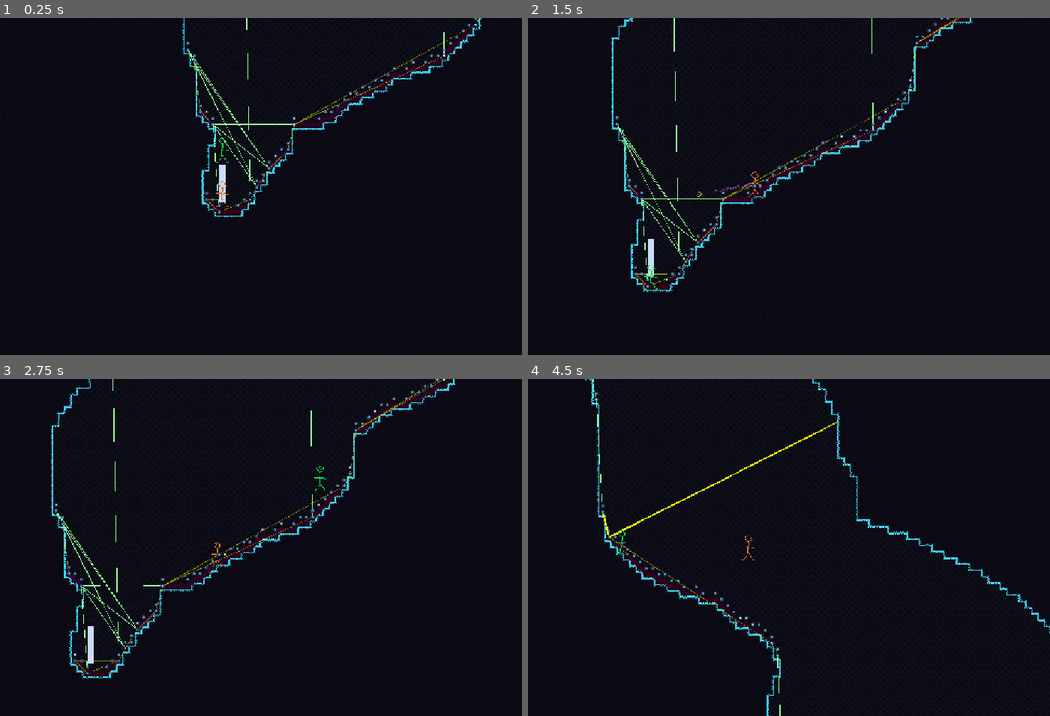
Above: before the commit, frames 1-4 (two rows, left to right).
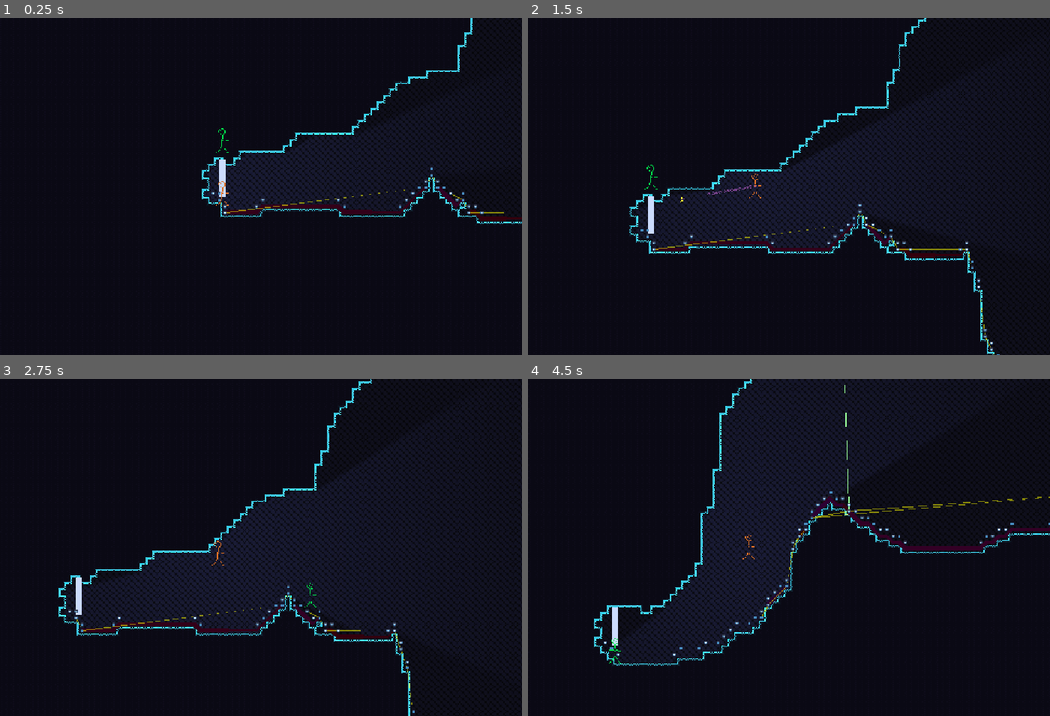
Above: after the commit, the same moments.

Repository: henreedev/exponential-climb
Game: Godot game, scene res://scenes/game.tscn
Two runs of this game, one before a commit and one after it. Both use one fixed random seed, a clock stepped at 60 frames per second and the inputs below. The engine's default icon, where the game draws it, is replaced by a stand-in: a white triangle on a blue panel in a dark square.
Inputs (mouse positions are in pixels of both pictures, inside the frame that each line leads up to):
- Up to frame 1 (0.25 s): no input
- Up to frame 2 (1.5 s): move the mouse to (882, 169) at 0.52 s; hold D (move_right) from 0.53 s (still down); tap Space (jump) at 0.6, 0.77, 1.07 s; move the mouse to (632, 203) at 1.27 s; click (632, 203) at 1.35 s
- Up to frame 3 (2.75 s): tap Space (jump) at 1.52, 1.55, 1.82, 2.3 s; move the mouse to (281, 473) at 2.02 s; release D (move_right) at 2.03 s; hold A (move_left) from 2.03 s (still down); tap Middle mouse button (teleport_enemy) at 2.1 s
- Up to frame 4 (4.5 s): move the mouse to (721, 614) at 2.77 s; release A (move_left) at 2.78 s; hold D (move_right) 2.78-4.28 s; tap R (test_generate_new_room) at 2.85 s; tap Space (jump) at 3.02, 3.05, 3.32, 3.77, 3.8, 4.07 s; move the mouse to (929, 598) at 3.52 s; right-click (929, 598) at 3.6 s; move the mouse to (569, 496) at 4.27 s; hold A (move_left) from 4.28 s (still down); tap Q (toggle_loop) at 4.35 s

The runs differ from the first frame. In frame 1, 5.8% of the frame differs, in the area x 34-100%, y 0-62%; in frame 2, 9.2%; in frame 3, 10%, in the area x 9-88%, y 0-100%; in frame 4, 9.3%.

Commit message:
add player light, side paths

Diff:
--- a/autoload/pathfinding.gd
+++ b/autoload/pathfinding.gd
@@ -12,7 +12,7 @@
 ## The maximum horizontal distance two nodes can be placed apart when expecting the enemy to jump.
 @export var jump_distance: int = 12
 ## Shows node locations and colored path lines for debugging.
-@export var show_lines: bool = true
+@export var show_lines := true
 
 ## The WALL tilemap layer.
 var tile_map_layer: TileMapLayer
@@ -152,6 +152,7 @@
 	print("Built connections in ", Time.get_ticks_msec() - time, " ms")
 
 	no_diagonal_graph.clear() # Clear memory, was only used for generation of `graph`
+	spatial_grid.clear() # Same thing
 
 	# Print out ids for debugging
 	if show_lines:
@@ -163,6 +164,8 @@
 func build_map():
 	var used_cells = tile_map_layer.get_used_cells()
 	for cell in used_cells:
+		if not is_wall(cell):
+			continue
 		var cell_status = get_cell_status(cell, false, false)
 		if cell_status:
 			add_graph_point(cell)
@@ -379,13 +382,23 @@
 			if visited.has(next_id):
 				continue
 			var next_pos = no_diagonal_graph.get_point_position(next_id)
-			var within_bounds_case = next_pos.x <= to_pos.x
-			var adj_case = is_right_adjacent(curr_pos, next_pos)
-			var hoz_case = is_direct_right(curr_pos, next_pos)
-			var los_case = do_raycast(curr_pos, next_pos) == Vector2.INF
-			var flat_case = is_flat_ground(curr_pos, next_pos)
-
-			if within_bounds_case and (adj_case or (hoz_case and los_case and flat_case)):
+			# Check:
+			# 1. Within bounds: next x is not to the right of target x
+			# 2. Adjacent: If point is adjacent (to the right), definitely can walk between
+			# Or, 3. Directly to the right; 4. Line of sight isn't obstructed;  5. Ground is flat between points
+			# If all 3 ^, definitely can walk between
+			if next_pos.x <= to_pos.x and \
+				(is_right_adjacent(curr_pos, next_pos) or \
+					(is_direct_right(curr_pos, next_pos) and \
+					do_raycast(curr_pos, next_pos) == Vector2.INF and \
+					is_flat_ground(curr_pos, next_pos))):
+
+			#var within_bounds_case = next_pos.x <= to_pos.x
+			#var adj_case = is_right_adjacent(curr_pos, next_pos)
+			#var hoz_case = is_direct_right(curr_pos, next_pos)
+			#var los_case = do_raycast(curr_pos, next_pos) == Vector2.INF
+			#var flat_case = is_flat_ground(curr_pos, next_pos)
+			#if within_bounds_case and (adj_case or (hoz_case and los_case and flat_case)):
 				found = true
 				if next_pos.x < found_x:
 					found_id = next_id
@@ -439,7 +452,7 @@
 		   other_pos.y >= pos.y - (cell_size * jump_height) and \
 		   get_cell_status(other_pos, true, true).y == -1 and \
 			do_raycast(pos, other_pos) == Vector2.INF
-	if cond: make_debug_line(pos, other_pos, Color.GREEN_YELLOW)
+	if cond and show_lines: make_debug_line(pos, other_pos, Color.GREEN_YELLOW)
 	return cond
 
 func is_valid_jump_right(pos: Vector2, other_pos: Vector2) -> bool:
@@ -447,7 +460,7 @@
 		   other_pos.y >= pos.y - (cell_size * jump_height) and \
 		   get_cell_status(other_pos, true, true).x == -1 and \
 			do_raycast(pos, other_pos) == Vector2.INF
-	if cond: make_debug_line(pos, other_pos, Color.MEDIUM_VIOLET_RED)
+	if cond and show_lines: make_debug_line(pos, other_pos, Color.MEDIUM_VIOLET_RED)
 	return cond
 
 func make_debug_line(pos: Vector2, other_pos: Vector2, color := Color.BLACK, width := 1.0):
--- a/project.godot
+++ b/project.godot
@@ -104,10 +104,9 @@
 
 [physics]
 
-common/physics_ticks_per_second=120
-common/max_physics_steps_per_frame=12
 common/physics_interpolation=true
 
 [rendering]
 
 textures/canvas_textures/default_texture_filter=0
+2d/snap/snap_2d_vertices_to_pixel=true
--- a/resources/environment/tileset.tres
+++ b/resources/environment/tileset.tres
@@ -12,12 +12,22 @@
 1:1/0 = 0
 1:1/0/physics_layer_0/polygon_0/points = PackedVector2Array(-4, -4, 4, -4, 4, 4, -4, 4)
 
+[sub_resource type="OccluderPolygon2D" id="OccluderPolygon2D_j1vo3"]
+polygon = PackedVector2Array(-4, -4, 4, -4, 4, 4, -4, 4)
+
+[sub_resource type="OccluderPolygon2D" id="OccluderPolygon2D_mng27"]
+polygon = PackedVector2Array(-4, -4, 4, -4, 4, 4, -4, 4)
+
+[sub_resource type="OccluderPolygon2D" id="OccluderPolygon2D_y0t16"]
+polygon = PackedVector2Array(-4, -4, 4, -4, 4, 4, -4, 4)
+
 [sub_resource type="TileSetAtlasSource" id="TileSetAtlasSource_mng27"]
 texture = ExtResource("2_j1vo3")
 texture_region_size = Vector2i(8, 8)
 0:0/0 = 0
 0:0/0/terrain_set = 0
 0:0/0/terrain = 0
+0:0/0/occlusion_layer_0/polygon_0/polygon = SubResource("OccluderPolygon2D_j1vo3")
 0:0/0/physics_layer_0/polygon_0/points = PackedVector2Array(4, -4, 4, 4, -4, 4)
 0:0/0/terrains_peering_bit/right_side = 0
 0:0/0/terrains_peering_bit/bottom_right_corner = 0
@@ -25,6 +35,7 @@
 1:0/0 = 0
 1:0/0/terrain_set = 0
 1:0/0/terrain = 0
+1:0/0/occlusion_layer_0/polygon_0/polygon = SubResource("OccluderPolygon2D_j1vo3")
 1:0/0/physics_layer_0/polygon_0/points = PackedVector2Array(-4, -4, 4, -4, 4, 4, -4, 4)
 1:0/0/terrains_peering_bit/right_side = 0
 1:0/0/terrains_peering_bit/bottom_right_corner = 0
@@ -34,6 +45,7 @@
 2:0/0 = 0
 2:0/0/terrain_set = 0
 2:0/0/terrain = 0
+2:0/0/occlusion_layer_0/polygon_0/polygon = SubResource("OccluderPolygon2D_j1vo3")
 2:0/0/physics_layer_0/polygon_0/points = PackedVector2Array(-4, -4, 4, 4, -4, 4)
 2:0/0/terrains_peering_bit/bottom_side = 0
 2:0/0/terrains_peering_bit/bottom_left_corner = 0
@@ -41,17 +53,20 @@
 3:0/0 = 0
 3:0/0/terrain_set = 0
 3:0/0/terrain = 0
+3:0/0/occlusion_layer_0/polygon_0/polygon = SubResource("OccluderPolygon2D_mng27")
 3:0/0/physics_layer_0/polygon_0/points = PackedVector2Array(-0.203052, -4, 4, 4, -4, 4)
 3:0/0/terrains_peering_bit/bottom_side = 0
 4:0/0 = 0
 4:0/0/terrain_set = 0
 4:0/0/terrain = 0
+4:0/0/occlusion_layer_0/polygon_0/polygon = SubResource("OccluderPolygon2D_y0t16")
 4:0/0/physics_layer_0/polygon_0/points = PackedVector2Array(4, -4, 4, 4, -4, 4)
 4:0/0/terrains_peering_bit/right_side = 0
 4:0/0/terrains_peering_bit/bottom_side = 0
 5:0/0 = 0
 5:0/0/terrain_set = 0
 5:0/0/terrain = 0
+5:0/0/occlusion_layer_0/polygon_0/polygon = SubResource("OccluderPolygon2D_y0t16")
 5:0/0/physics_layer_0/polygon_0/points = PackedVector2Array(-4, -4, 4, -4, 4, 4, -4, 4)
 5:0/0/terrains_peering_bit/right_side = 0
 5:0/0/terrains_peering_bit/bottom_side = 0
@@ -60,6 +75,7 @@
 6:0/0 = 0
 6:0/0/terrain_set = 0
 6:0/0/terrain = 0
+6:0/0/occlusion_layer_0/polygon_0/polygon = SubResource("OccluderPolygon2D_y0t16")
 6:0/0/physics_layer_0/polygon_0/points = PackedVector2Array(-4, -4, 4, -4, 4, 4, -4, 4)
 6:0/0/terrains_peering_bit/right_side = 0
 6:0/0/terrains_peering_bit/bottom_right_corner = 0
@@ -68,12 +84,14 @@
 7:0/0 = 0
 7:0/0/terrain_set = 0
 7:0/0/terrain = 0
+7:0/0/occlusion_layer_0/polygon_0/polygon = SubResource("OccluderPolygon2D_y0t16")
 7:0/0/physics_layer_0/polygon_0/points = PackedVector2Array(-4, -4, 4, 4, -4, 4)
 7:0/0/terrains_peering_bit/bottom_side = 0
 7:0/0/terrains_peering_bit/left_side = 0
 8:0/0 = 0
 8:0/0/terrain_set = 0
 8:0/0/terrain = 0
+8:0/0/occlusion_layer_0/polygon_0/polygon = SubResource("OccluderPolygon2D_y0t16")
 8:0/0/physics_layer_0/polygon_0/points = PackedVector2Array(-4, -4, 4, -4, 4, 4, -4, 4)
 8:0/0/terrains_peering_bit/right_side = 0
 8:0/0/terrains_peering_bit/bottom_side = 0
@@ -81,6 +99,7 @@
 9:0/0 = 0
 9:0/0/terrain_set = 0
 9:0/0/terrain = 0
+9:0/0/occlusion_layer_0/polygon_0/polygon = SubResource("OccluderPolygon2D_y0t16")
 9:0/0/physics_layer_0/polygon_0/points = PackedVector2Array(-4, -4, 4, -4, 4, 4, -4, 4)
 9:0/0/terrains_peering_bit/right_side = 0
 9:0/0/terrains_peering_bit/bottom_right_corner = 0
@@ -91,6 +110,7 @@
 0:1/0 = 0
 0:1/0/terrain_set = 0
 0:1/0/terrain = 0
+0:1/0/occlusion_layer_0/polygon_0/polygon = SubResource("OccluderPolygon2D_j1vo3")
 0:1/0/physics_layer_0/polygon_0/points = PackedVector2Array(-4, -4, 4, -4, 4, 4, -4, 4)
 0:1/0/terrains_peering_bit/right_side = 0
 0:1/0/terrains_peering_bit/bottom_right_corner = 0
@@ -100,6 +120,7 @@
 1:1/0 = 0
 1:1/0/terrain_set = 0
 1:1/0/terrain = 0
+1:1/0/occlusion_layer_0/polygon_0/polygon = SubResource("OccluderPolygon2D_j1vo3")
 1:1/0/terrains_peering_bit/right_side = 0
 1:1/0/terrains_peering_bit/bottom_right_corner = 0
 1:1/0/terrains_peering_bit/bottom_side = 0
@@ -111,6 +132,7 @@
 2:1/0 = 0
 2:1/0/terrain_set = 0
 2:1/0/terrain = 0
+2:1/0/occlusion_layer_0/polygon_0/polygon = SubResource("OccluderPolygon2D_j1vo3")
 2:1/0/physics_layer_0/polygon_0/points = PackedVector2Array(-4, -4, 4, -4, 4, 4, -4, 4)
 2:1/0/terrains_peering_bit/bottom_side = 0
 2:1/0/terrains_peering_bit/bottom_left_corner = 0
@@ -120,12 +142,14 @@
 3:1/0 = 0
 3:1/0/terrain_set = 0
 3:1/0/terrain = 0
+3:1/0/occlusion_layer_0/polygon_0/polygon = SubResource("OccluderPolygon2D_mng27")
 3:1/0/physics_layer_0/polygon_0/points = PackedVector2Array(-4, -4, 4, -4, 4, 4, -4, 4)
 3:1/0/terrains_peering_bit/bottom_side = 0
 3:1/0/terrains_peering_bit/top_side = 0
 4:1/0 = 0
 4:1/0/terrain_set = 0
 4:1/0/terrain = 0
+4:1/0/occlusion_layer_0/polygon_0/polygon = SubResource("OccluderPolygon2D_y0t16")
 4:1/0/physics_layer_0/polygon_0/points = PackedVector2Array(-4, -4, 4, -4, 4, 4, -4, 4)
 4:1/0/terrains_peering_bit/right_side = 0
 4:1/0/terrains_peering_bit/bottom_side = 0
@@ -134,6 +158,7 @@
 5:1/0 = 0
 5:1/0/terrain_set = 0
 5:1/0/terrain = 0
+5:1/0/occlusion_layer_0/polygon_0/polygon = SubResource("OccluderPolygon2D_y0t16")
 5:1/0/physics_layer_0/polygon_0/points = PackedVector2Array(-4, -4, 4, -4, 4, 4, -4, 4)
 5:1/0/terrains_peering_bit/right_side = 0
 5:1/0/terrains_peering_bit/bottom_side = 0
@@ -145,6 +170,7 @@
 6:1/0 = 0
 6:1/0/terrain_set = 0
 6:1/0/terrain = 0
+6:1/0/occlusion_layer_0/polygon_0/polygon = SubResource("OccluderPolygon2D_y0t16")
 6:1/0/physics_layer_0/polygon_0/points = PackedVector2Array(-4, -4, 4, -4, 4, 4, -4, 4)
 6:1/0/terrains_peering_bit/right_side = 0
 6:1/0/terrains_peering_bit/bottom_right_corner = 0
@@ -156,6 +182,7 @@
 7:1/0 = 0
 7:1/0/terrain_set = 0
 7:1/0/terrain = 0
+7:1/0/occlusion_layer_0/polygon_0/polygon = SubResource("OccluderPolygon2D_y0t16")
 7:1/0/physics_layer_0/polygon_0/points = PackedVector2Array(-4, -4, 4, -4, 4, 4, -4, 4)
 7:1/0/terrains_peering_bit/bottom_side = 0
 7:1/0/terrains_peering_bit/left_side = 0
@@ -164,6 +191,7 @@
 8:1/0 = 0
 8:1/0/terrain_set = 0
 8:1/0/terrain = 0
+8:1/0/occlusion_layer_0/polygon_0/polygon = SubResource("OccluderPolygon2D_y0t16")
 8:1/0/physics_layer_0/polygon_0/points = PackedVector2Array(-4, -4, 4, -4, 4, 4, -4, 4)
 8:1/0/terrains_peering_bit/right_side = 0
 8:1/0/terrains_peering_bit/bottom_side = 0
@@ -174,6 +202,7 @@
 9:1/0 = 0
 9:1/0/terrain_set = 0
 9:1/0/terrain = 0
+9:1/0/occlusion_layer_0/polygon_0/polygon = SubResource("OccluderPolygon2D_y0t16")
 9:1/0/physics_layer_0/polygon_0/points = PackedVector2Array(-4, -4, 4, -4, 4, 4, -4, 4)
 9:1/0/terrains_peering_bit/right_side = 0
 9:1/0/terrains_peering_bit/bottom_side = 0
@@ -184,6 +213,7 @@
 0:2/0 = 0
 0:2/0/terrain_set = 0
 0:2/0/terrain = 0
+0:2/0/occlusion_layer_0/polygon_0/polygon = SubResource("OccluderPolygon2D_j1vo3")
 0:2/0/physics_layer_0/polygon_0/points = PackedVector2Array(-4, -4, 4, -4, 4, 4)
 0:2/0/terrains_peering_bit/right_side = 0
 0:2/0/terrains_peering_bit/top_side = 0
@@ -191,6 +221,7 @@
 1:2/0 = 0
 1:2/0/terrain_set = 0
 1:2/0/terrain = 0
+1:2/0/occlusion_layer_0/polygon_0/polygon = SubResource("OccluderPolygon2D_j1vo3")
 1:2/0/physics_layer_0/polygon_0/points = PackedVector2Array(-4, -4, 4, -4, 4, 4, -4, 4)
 1:2/0/terrains_peering_bit/right_side = 0
 1:2/0/terrains_peering_bit/left_side = 0
@@ -200,6 +231,7 @@
 2:2/0 = 0
 2:2/0/terrain_set = 0
 2:2/0/terrain = 0
+2:2/0/occlusion_layer_0/polygon_0/polygon = SubResource("OccluderPolygon2D_j1vo3")
 2:2/0/physics_layer_0/polygon_0/points = PackedVector2Array(-4, -4, 4, -4, -4, 4)
 2:2/0/terrains_peering_bit/left_side = 0
 2:2/0/terrains_peering_bit/top_left_corner = 0
@@ -207,11 +239,13 @@
 3:2/0 = 0
 3:2/0/terrain_set = 0
 3:2/0/terrain = 0
+3:2/0/occlusion_layer_0/polygon_0/polygon = SubResource("OccluderPolygon2D_mng27")
 3:2/0/physics_layer_0/polygon_0/points = PackedVector2Array(-0.101526, 4, 4, -4, -4, -4)
 3:2/0/terrains_peering_bit/top_side = 0
 4:2/0 = 0
 4:2/0/terrain_set = 0
 4:2/0/terrain = 0
+4:2/0/occlusion_layer_0/polygon_0/polygon = SubResource("OccluderPolygon2D_y0t16")
 4:2/0/physics_layer_0/polygon_0/points = PackedVector2Array(-4, -4, 4, -4, 4, 4, -4, 4)
 4:2/0/terrains_peering_bit/right_side = 0
 4:2/0/terrains_peering_bit/bottom_right_corner = 0
@@ -220,6 +254,7 @@
 5:2/0 = 0
 5:2/0/terrain_set = 0
 5:2/0/terrain = 0
+5:2/0/occlusion_layer_0/polygon_0/polygon = SubResource("OccluderPolygon2D_y0t16")
 5:2/0/physics_layer_0/polygon_0/points = PackedVector2Array(-4, -4, 4, -4, 4, 4, -4, 4)
 5:2/0/terrains_peering_bit/right_side = 0
 5:2/0/terrains_peering_bit/bottom_right_corner = 0
@@ -231,6 +266,7 @@
 6:2/0 = 0
 6:2/0/terrain_set = 0
 6:2/0/terrain = 0
+6:2/0/occlusion_layer_0/polygon_0/polygon = SubResource("OccluderPolygon2D_y0t16")
 6:2/0/physics_layer_0/polygon_0/points = PackedVector2Array(-4, -4, 4, -4, 4, 4, -4, 4)
 6:2/0/terrains_peering_bit/right_side = 0
 6:2/0/terrains_peering_bit/bottom_right_corner = 0
@@ -242,6 +278,7 @@
 7:2/0 = 0
 7:2/0/terrain_set = 0
 7:2/0/terrain = 0
+7:2/0/occlusion_layer_0/polygon_0/polygon = SubResource("OccluderPolygon2D_y0t16")
 7:2/0/physics_layer_0/polygon_0/points = PackedVector2Array(-4, -4, 4, -4, 4, 4, -4, 4)
 7:2/0/terrains_peering_bit/bottom_side = 0
 7:2/0/terrains_peering_bit/bottom_left_corner = 0
@@ -250,6 +287,7 @@
 8:2/0 = 0
 8:2/0/terrain_set = 0
 8:2/0/terrain = 0
+8:2/0/occlusion_layer_0/polygon_0/polygon = SubResource("OccluderPolygon2D_y0t16")
 8:2/0/physics_layer_0/polygon_0/points = PackedVector2Array(-4, -4, 4, -4, 4, 4, -4, 4)
 8:2/0/terrains_peering_bit/right_side = 0
 8:2/0/terrains_peering_bit/bottom_right_corner = 0
@@ -260,6 +298,7 @@
 9:2/0 = 0
 9:2/0/terrain_set = 0
 9:2/0/terrain = 0
+9:2/0/occlusion_layer_0/polygon_0/polygon = SubResource("OccluderPolygon2D_y0t16")
 9:2/0/physics_layer_0/polygon_0/points = PackedVector2Array(-4, -4, 4, -4, 4, 4, -4, 4)
 9:2/0/terrains_peering_bit/right_side = 0
 9:2/0/terrains_peering_bit/bottom_right_corner = 0
@@ -269,6 +308,7 @@
 10:2/0 = 0
 10:2/0/terrain_set = 0
 10:2/0/terrain = 0
+10:2/0/occlusion_layer_0/polygon_0/polygon = SubResource("OccluderPolygon2D_y0t16")
 10:2/0/physics_layer_0/polygon_0/points = PackedVector2Array(-4, -4, 4, -4, 4, 4, -4, 4)
 10:2/0/terrains_peering_bit/right_side = 0
 10:2/0/terrains_peering_bit/bottom_side = 0
@@ -278,32 +318,38 @@
 0:3/0 = 0
 0:3/0/terrain_set = 0
 0:3/0/terrain = 0
+0:3/0/occlusion_layer_0/polygon_0/polygon = SubResource("OccluderPolygon2D_mng27")
 0:3/0/physics_layer_0/polygon_0/points = PackedVector2Array(4, -4, 4, 4, -4, 0)
 0:3/0/terrains_peering_bit/right_side = 0
 1:3/0 = 0
 1:3/0/terrain_set = 0
 1:3/0/terrain = 0
+1:3/0/occlusion_layer_0/polygon_0/polygon = SubResource("OccluderPolygon2D_mng27")
 1:3/0/physics_layer_0/polygon_0/points = PackedVector2Array(-4, -4, 4, -4, 4, 4, -4, 4)
 1:3/0/terrains_peering_bit/right_side = 0
 1:3/0/terrains_peering_bit/left_side = 0
 2:3/0 = 0
 2:3/0/terrain_set = 0
 2:3/0/terrain = 0
+2:3/0/occlusion_layer_0/polygon_0/polygon = SubResource("OccluderPolygon2D_mng27")
 2:3/0/physics_layer_0/polygon_0/points = PackedVector2Array(-4, -4, 4, -0.203052, -4, 4)
 2:3/0/terrains_peering_bit/left_side = 0
 3:3/0 = 0
 3:3/0/terrain_set = 0
 3:3/0/terrain = 0
+3:3/0/occlusion_layer_0/polygon_0/polygon = SubResource("OccluderPolygon2D_mng27")
 3:3/0/physics_layer_0/polygon_0/points = PackedVector2Array(0.203051, -4, 4, 0, -0.101526, 4, -4, 0)
 4:3/0 = 0
 4:3/0/terrain_set = 0
 4:3/0/terrain = 0
+4:3/0/occlusion_layer_0/polygon_0/polygon = SubResource("OccluderPolygon2D_y0t16")
 4:3/0/physics_layer_0/polygon_0/points = PackedVector2Array(4, -4, 4, 4, -4, -4)
 4:3/0/terrains_peering_bit/right_side = 0
 4:3/0/terrains_peering_bit/top_side = 0
 5:3/0 = 0
 5:3/0/terrain_set = 0
 5:3/0/terrain = 0
+5:3/0/occlusion_layer_0/polygon_0/polygon = SubResource("OccluderPolygon2D_y0t16")
 5:3/0/physics_layer_0/polygon_0/points = PackedVector2Array(-4, -4, 4, -4, 4, 4, -4, 4)
 5:3/0/terrains_peering_bit/right_side = 0
 5:3/0/terrains_peering_bit/left_side = 0
@@ -312,6 +358,7 @@
 6:3/0 = 0
 6:3/0/terrain_set = 0
 6:3/0/terrain = 0
+6:3/0/occlusion_layer_0/polygon_0/polygon = SubResource("OccluderPolygon2D_y0t16")
 6:3/0/physics_layer_0/polygon_0/points = PackedVector2Array(-4, -4, 4, -4, 4, 4, -4, 4)
 6:3/0/terrains_peering_bit/right_side = 0
 6:3/0/terrains_peering_bit/left_side = 0
@@ -320,12 +367,14 @@
 7:3/0 = 0
 7:3/0/terrain_set = 0
 7:3/0/terrain = 0
+7:3/0/occlusion_layer_0/polygon_0/polygon = SubResource("OccluderPolygon2D_y0t16")
 7:3/0/physics_layer_0/polygon_0/points = PackedVector2Array(-4, -4, 4, -4, -4, 4)
 7:3/0/terrains_peering_bit/left_side = 0
 7:3/0/terrains_peering_bit/top_side = 0
 8:3/0 = 0
 8:3/0/terrain_set = 0
 8:3/0/terrain = 0
+8:3/0/occlusion_layer_0/polygon_0/polygon = SubResource("OccluderPolygon2D_y0t16")
 8:3/0/physics_layer_0/polygon_0/points = PackedVector2Array(-4, -4, 4, -4, 4, 4, -4, 4)
 8:3/0/terrains_peering_bit/right_side = 0
 8:3/0/terrains_peering_bit/left_side = 0
@@ -333,6 +382,7 @@
 9:3/0 = 0
 9:3/0/terrain_set = 0
 9:3/0/terrain = 0
+9:3/0/occlusion_layer_0/polygon_0/polygon = SubResource("OccluderPolygon2D_y0t16")
 9:3/0/physics_layer_0/polygon_0/points = PackedVector2Array(-4, -4, 4, -4, 4, 4, -4, 4)
 9:3/0/terrains_peering_bit/right_side = 0
 9:3/0/terrains_peering_bit/bottom_side = 0
@@ -342,6 +392,7 @@
 10:3/0 = 0
 10:3/0/terrain_set = 0
 10:3/0/terrain = 0
+10:3/0/occlusion_layer_0/polygon_0/polygon = SubResource("OccluderPolygon2D_y0t16")
 10:3/0/physics_layer_0/polygon_0/points = PackedVector2Array(-4, -4, 4, -4, 4, 4, -4, 4)
 10:3/0/terrains_peering_bit/right_side = 0
 10:3/0/terrains_peering_bit/bottom_side = 0
@@ -351,6 +402,7 @@
 4:4/0 = 0
 4:4/0/terrain_set = 0
 4:4/0/terrain = 0
+4:4/0/occlusion_layer_0/polygon_0/polygon = SubResource("OccluderPolygon2D_y0t16")
 4:4/0/physics_layer_0/polygon_0/points = PackedVector2Array(-4, -4, 4, -4, 4, 4, -4, 4)
 4:4/0/terrains_peering_bit/right_side = 0
 4:4/0/terrains_peering_bit/bottom_side = 0
@@ -358,6 +410,7 @@
 5:4/0 = 0
 5:4/0/terrain_set = 0
 5:4/0/terrain = 0
+5:4/0/occlusion_layer_0/polygon_0/polygon = SubResource("OccluderPolygon2D_y0t16")
 5:4/0/physics_layer_0/polygon_0/points = PackedVector2Array(-4, -4, 4, -4, 4, 4, -4, 4)
 5:4/0/terrains_peering_bit/right_side = 0
 5:4/0/terrains_peering_bit/bottom_side = 0
@@ -368,6 +421,7 @@
 6:4/0 = 0
 6:4/0/terrain_set = 0
 6:4/0/terrain = 0
+6:4/0/occlusion_layer_0/polygon_0/polygon = SubResource("OccluderPolygon2D_y0t16")
 6:4/0/physics_layer_0/polygon_0/points = PackedVector2Array(-4, -4, 4, -4, 4, 4, -4, 4)
 6:4/0/terrains_peering_bit/right_side = 0
 6:4/0/terrains_peering_bit/bottom_right_corner = 0
@@ -378,6 +432,7 @@
 7:4/0 = 0
 7:4/0/terrain_set = 0
 7:4/0/terrain = 0
+7:4/0/occlusion_layer_0/polygon_0/polygon = SubResource("OccluderPolygon2D_y0t16")
 7:4/0/physics_layer_0/polygon_0/points = PackedVector2Array(-4, -4, 4, -4, 4, 4, -4, 4)
 7:4/0/terrains_peering_bit/bottom_side = 0
 7:4/0/terrains_peering_bit/left_side = 0
@@ -385,6 +440,7 @@
 8:4/0 = 0
 8:4/0/terrain_set = 0
 8:4/0/terrain = 0
+8:4/0/occlusion_layer_0/polygon_0/polygon = SubResource("OccluderPolygon2D_y0t16")
 8:4/0/physics_layer_0/polygon_0/points = PackedVector2Array(-4, -4, 4, -4, 4, 4, -4, 4)
 8:4/0/terrains_peering_bit/right_side = 0
 8:4/0/terrains_peering_bit/bottom_side = 0
@@ -395,6 +451,7 @@
 
 [resource]
 tile_size = Vector2i(8, 8)
+occlusion_layer_0/light_mask = 3
 physics_layer_0/collision_layer = 4
 physics_layer_0/collision_mask = 27
 terrain_set_0/mode = 0
--- a/scenes/environment/room.tscn
+++ b/scenes/environment/room.tscn
@@ -21,8 +21,10 @@
 noise = SubResource("FastNoiseLite_17x16")
 
 [node name="BGLayer" type="TileMapLayer" parent="."]
+light_mask = 2
 tile_set = ExtResource("2_f6fs7")
 collision_enabled = false
 
 [node name="WallLayer" type="TileMapLayer" parent="." groups=["tilemap"]]
+light_mask = 2
 tile_set = ExtResource("2_f6fs7")
--- a/scenes/player/player.tscn
+++ b/scenes/player/player.tscn
@@ -1,7 +1,8 @@
-[gd_scene load_steps=4 format=3 uid="uid://b58cc2tu4gcvr"]
+[gd_scene load_steps=5 format=3 uid="uid://b58cc2tu4gcvr"]
 
 [ext_resource type="Script" uid="uid://dcoy61e6hpy25" path="res://scripts/player/player.gd" id="1_8afob"]
 [ext_resource type="Texture2D" uid="uid://b3jd426l5sy18" path="res://assets/image/player/player.png" id="2_dovo2"]
+[ext_resource type="Texture2D" uid="uid://cclclnba8t7t3" path="res://assets/image/player/player-light.png" id="3_gmlin"]
 
 [sub_resource type="CapsuleShape2D" id="CapsuleShape2D_dovo2"]
 radius = 5.0
@@ -25,3 +26,11 @@
 process_callback = 0
 position_smoothing_enabled = true
 position_smoothing_speed = 9.23
+
+[node name="PointLight2D" type="PointLight2D" parent="."]
+range_item_cull_mask = 2
+shadow_enabled = true
+shadow_filter = 2
+shadow_item_cull_mask = 2
+texture = ExtResource("3_gmlin")
+texture_scale = 5.0
--- a/scripts/environment/room.gd
+++ b/scripts/environment/room.gd
@@ -70,9 +70,9 @@
 			info.main_door_type = pick_random_door_type()
 
 			# Calculate side paths, which branch randomly off of the main path
-			#for i in range(randi_range(2, 4)): # FIXME
-				#var side_path = generate_path(false)
-				#info.side_paths.append(side_path)
+			for i in range(randi_range(2, 4)):
+				var side_path = generate_path(false)
+				info.side_paths.append(side_path)
 	return info
 
 func generate_path(is_main : bool) -> PathInfo:
@@ -82,7 +82,7 @@
 	path.length = length
 	# Set path angle
 	if is_main:
-		var angle = randf_range(-PI, PI)
+		var angle = randf_range(-PI / 4, PI / 4)
 		path.angle = angle
 
 		path.start = info.start_door_pos
@@ -142,7 +142,7 @@
 		_:
 			if is_main:
 				#return randf_range(1000, 3500)
-				return 2000
+				return 3000
 			else:
 				return randf_range(1000, 1500)
 
@@ -227,6 +227,7 @@
 	var main_convex_hull = Geometry2D.convex_hull(main_polygon)
 	var side_polygons := []
 	var side_convex_hulls := []
+	var time = Time.get_ticks_msec()
 	for side_path in info.side_paths:
 		var poly = TilePath.map_to_packed_vec2_arr(side_path.polygon.polygon, false, true)
 		var convex_hull = Geometry2D.convex_hull(poly)
@@ -239,8 +240,10 @@
 		var merged_hulls = Geometry2D.merge_polygons(main_convex_hull, side_convex_hulls[i])
 		main_convex_hull = merged_hulls[0]
 	main_convex_hull = Geometry2D.offset_polygon(main_convex_hull, 1)[0]
-	#main_polygon = Geometry2D.offset_polygon(main_polygon, -3)[0]
+	#main_convex_hull = Geometry2D.offset_polygon(main_polygon, 1)[0]
+	print("Created polygons in ", Time.get_ticks_msec() - time, " ms")
 	const PADDING_TILES := 50
+	time = Time.get_ticks_msec()
 	for y in range(top_left_pos.y - PADDING_TILES, bottom_right_pos.y + PADDING_TILES):
 		for x in range(top_left_pos.x - PADDING_TILES, bottom_right_pos.x + PADDING_TILES):
 			var coord = Vector2(x, y)
@@ -251,5 +254,7 @@
 			else:
 				#continue
 				wall_layer.set_cell(coord, 1, TERRAIN_WALL_INSIDE_ATLAS_COORDS)
-
+	print("Set down tiles in ", Time.get_ticks_msec() - time, " ms")
+	time = Time.get_ticks_msec()
 	wall_layer.set_cells_terrain_connect(wall_cells, 0, 0)
+	print("Connected terrain in ", Time.get_ticks_msec() - time, " ms")
--- a/scripts/player/player.gd
+++ b/scripts/player/player.gd
@@ -115,6 +115,7 @@
 	build_container.active_builds[0].place_perk(Perk.init_perk(Perk.Type.SPEED_BOOST), 0)
 	build_container.active_builds[0].place_perk(Perk.init_perk(Perk.Type.SPEED_BOOST_ON_JUMP), 1)
 
+
 #endregion Perks
 
 #region Weapon
Binary file added: assets/image/player/player-light.png
Not shown, added: assets/image/player/player-light.png.import
Not shown: 1 places in resources/environment/tileset.tres that only renumber resources
